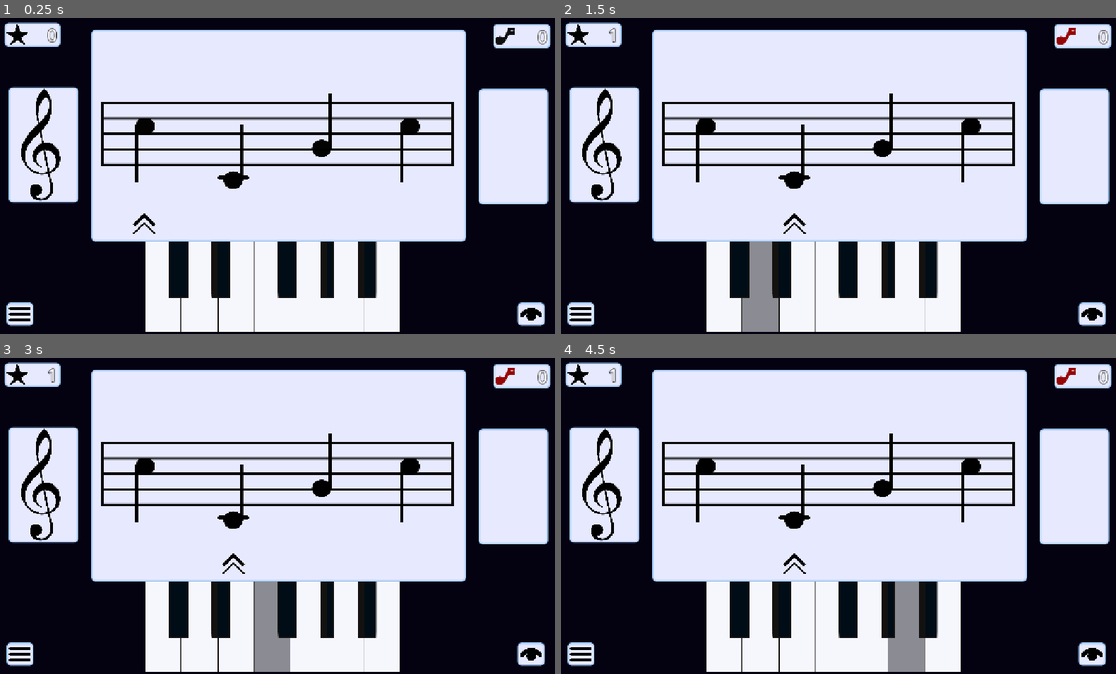
Above: before the commit, frames 1-4 (two rows, left to right).
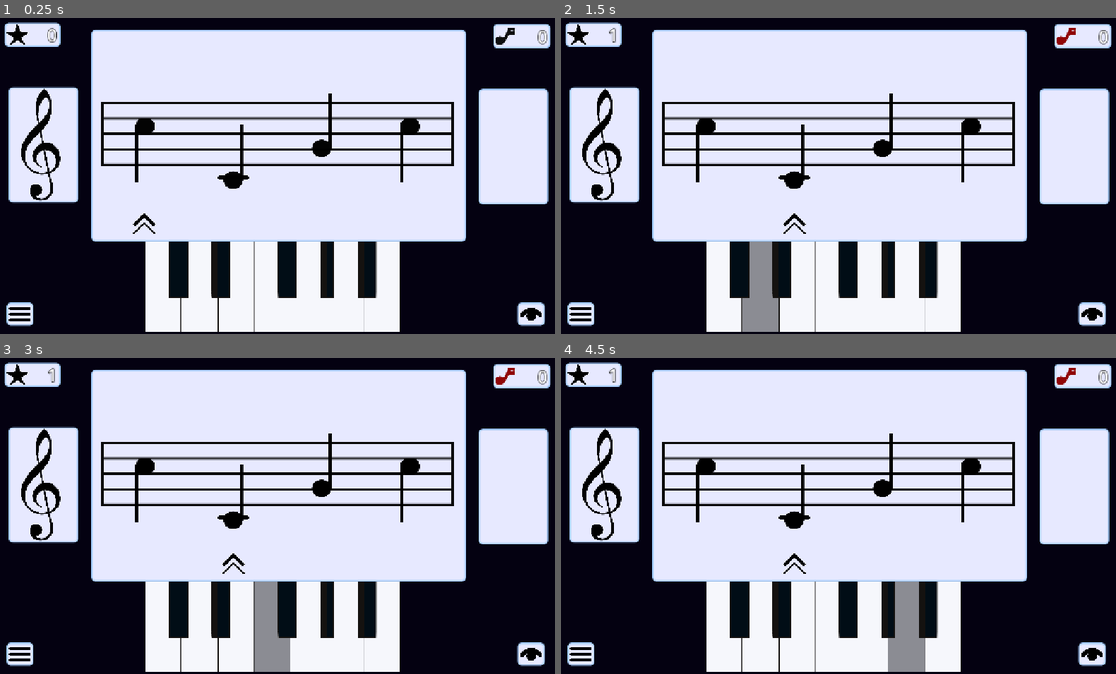
Above: after the commit, the same moments.

Repository: Mmk-Naomi/LANDMARK-Sheet-Music-Trainer
Game: Godot game, scene res://Scenes/Game.tscn
Same seed, same stepped clock (60 frames per second), same inputs: the game is played once before the commit and once after it.
Inputs (mouse positions are in pixels of both pictures, inside the frame that each line leads up to):
- Up to frame 1 (0.25 s): no input
- Up to frame 2 (1.5 s): click (721, 286) at 0.5 s; click (760, 286) at 1.25 s
- Up to frame 3 (3 s): click (238, 626) at 2 s; click (271, 626) at 2.75 s
- Up to frame 4 (4.5 s): click (871, 626) at 3.5 s; click (905, 626) at 4.25 s

The runs differ from the first frame. In frame 1, less than 0.1% of the frame differs, in the area x 3-11%, y 22-59%; in frame 2, less than 0.1%; in frame 3, less than 0.1%; in frame 4, less than 0.1%.

Commit message:
Additional animation
Animated the clef transition.

Diff:
--- a/Scenes/Game.tscn
+++ b/Scenes/Game.tscn
@@ -176,7 +176,9 @@
 anchor_right = 0.147
 anchor_bottom = 0.586
 offset_bottom = 3.0517578e-05
-grow_vertical = 2
+grow_horizontal = 2
+grow_vertical = 2
+pivot_offset_ratio = Vector2(0.5, 0.5)
 
 [node name="ClefSprite" type="Sprite2D" parent="Control/ClefPanel" unique_id=967460159]
 unique_name_in_owner = true
--- a/Scenes/game.gd
+++ b/Scenes/game.gd
@@ -67,13 +67,22 @@
 	tween.tween_property(%Cursor, "position:x", %MusicScene/NoteMarker.global_position.x, 0.3)
 	var clef_sprite = %ClefSprite
 
+	#Some variables so that we can play animations when there's a new clef
+	var random_clef : int = 1
+
 	#Choose random value between 0 and 1, treble being 1 and bass being 0
-	var random_clef = randi_range(0, 1)
+	random_clef = randi_range(0, 1)
+
 	# If either bass or treble is false, set to correct value
 	if GlobalVariables.is_bass == false:
 		random_clef = 1
 	if GlobalVariables.is_treble == false:
 		random_clef = 0
+
+	clef_sprite.modulate.a = 0.0
+	var clef_tween = create_tween()
+	clef_tween.set_ease(Tween.EASE_OUT).set_trans(Tween.TRANS_CIRC)
+	clef_tween.tween_property(clef_sprite, "modulate:a", 1.0, 0.3)
 
 	# if it is 1 then set current clef to treble
 	if random_clef == 1:
@@ -90,6 +99,7 @@
 		clef_sprite.texture = bass_sprite
 		clef_sprite.scale = Vector2(0.25, 0.25)
 		clef_sprite.position = Vector2(0, 45)
+
 	GlobalVariables.random_clef_chosen.emit()
 
 	note_array = %MusicScene.note_array
@@ -143,14 +153,16 @@
 		GlobalVariables.new_note = false
 
 
-		#TODO: Set a tween or shader that will make the score flash red when a note is pressed incorrectly
+		#Set a tween or shader that will make the score flash red when a note is pressed incorrectly
 		var minus_tween: Tween
 		if minus_tween: minus_tween.kill()
 		minus_tween = create_tween()
 		minus_tween.set_trans(Tween.TRANS_BACK)
 		minus_tween.set_ease(Tween.EASE_IN)
-		minus_tween.tween_property(%ScorePic.material, "shader_parameter/amount", 1.0, 0.2)
-		minus_tween.tween_property(%ScorePic.material, "shader_parameter/amount", 0.0, 0.2)
+		minus_tween.tween_property(%ScorePic.material, "shader_parameter/amount", 1.0, 0.1)
+		minus_tween.tween_property(%ScorePic.material, "shader_parameter/amount", 0.0, 0.1)
+		minus_tween.tween_property(%ScorePic.material, "shader_parameter/amount", 1.0, 0.1)
+		minus_tween.tween_property(%ScorePic.material, "shader_parameter/amount", 0.0, 0.1)
 
 		current_score = 0
 		print("Incorrect" + str(current_score))
@@ -268,7 +280,6 @@
 		control.theme = chocolate_chip
 		%BackgroundRect.color = Color(0.017, 0.004, 0.069, 1.0)
 
-
 func _on_show_active_note_pressed() -> void:
 	active_panel_label.visible = true
 
